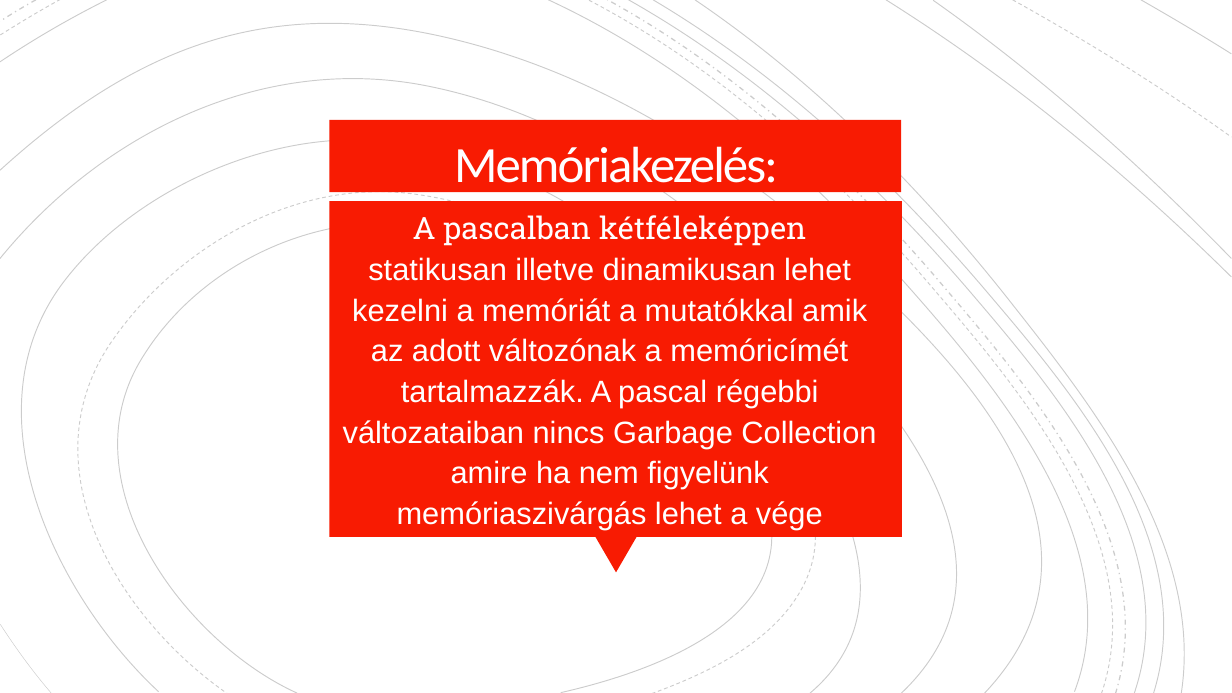
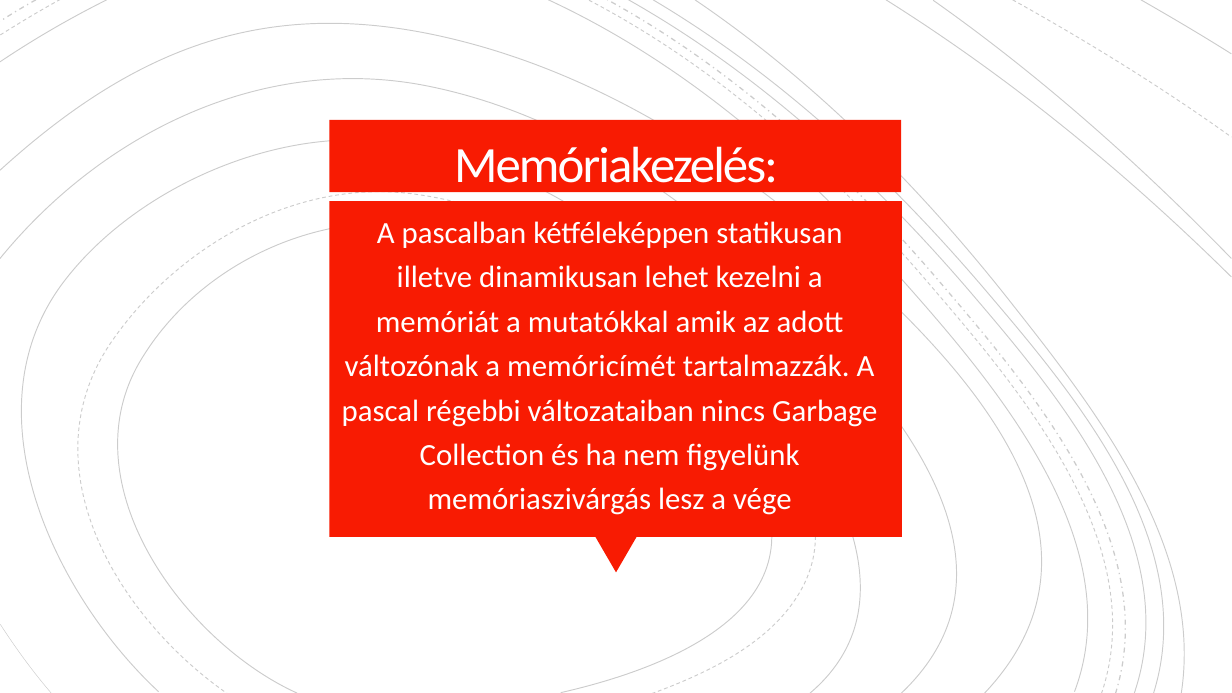
Before and after one commit to Minecraftprovsnoob/Projekt-munka, a slide deck: slide 8 of projekt ppt.pptx. Drawn at 1232x693 pixels with LibreOffice and Linux fonts; fonts in the diff are those of the drawing. Boxes give left, top, right and bottom in pixels: in the first picture for what was removed or moved away, otherwise in the second. Text is boxed around its words. In the diff, an @@ line names an element or a change of style, - is before the commit and + after.

```diff
--- a/projekt ppt.pptx
+++ b/projekt ppt.pptx
@@ text at (342, 221, 877, 515): text changed; font Arial to Calibri @@
-A pascalban kétféleképpen statikusan illetve dinamikusan lehet kezelni a memóriát a mutatókkal amik az adott változónak a memóricímét tartalmazzák. A pascal régebbi változataiban nincs Garbage Collection amire ha nem figyelünk memóriaszivárgás lehet a vége
+A pascalban kétféleképpen statikusan illetve dinamikusan lehet kezelni a memóriát a mutatókkal amik az adott változónak a memóricímét tartalmazzák. A pascal régebbi változataiban nincs Garbage Collection és ha nem figyelünk memóriaszivárgás lesz a vége
```
Also in this commit, not shown: 1 slide added.
